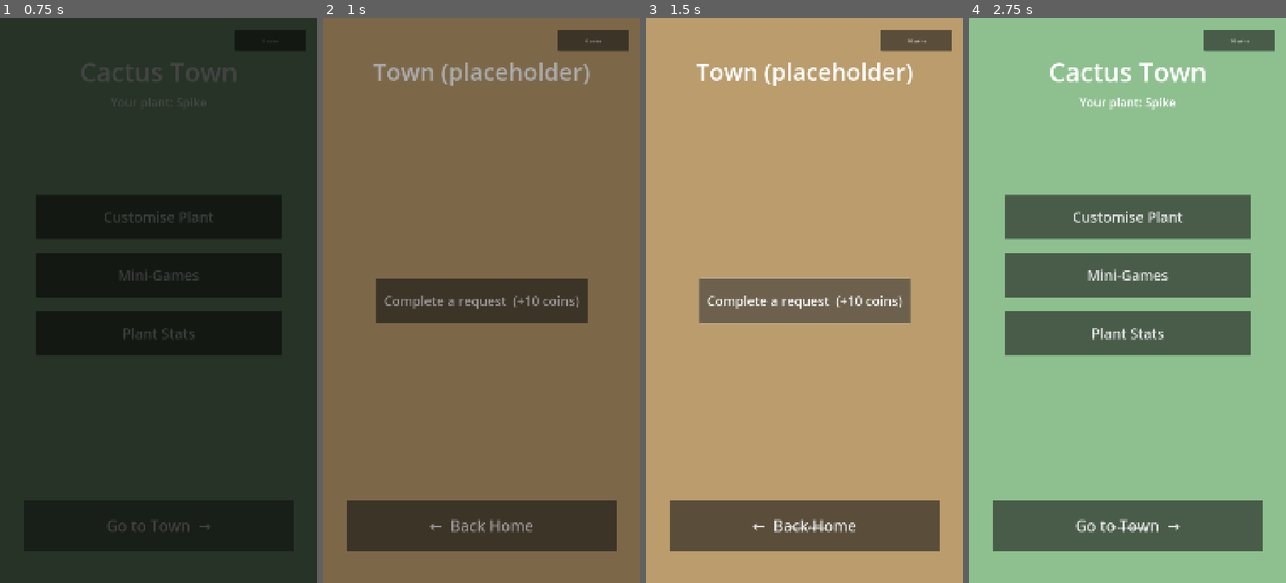
Above: before the commit, frames 1-4 (left to right).
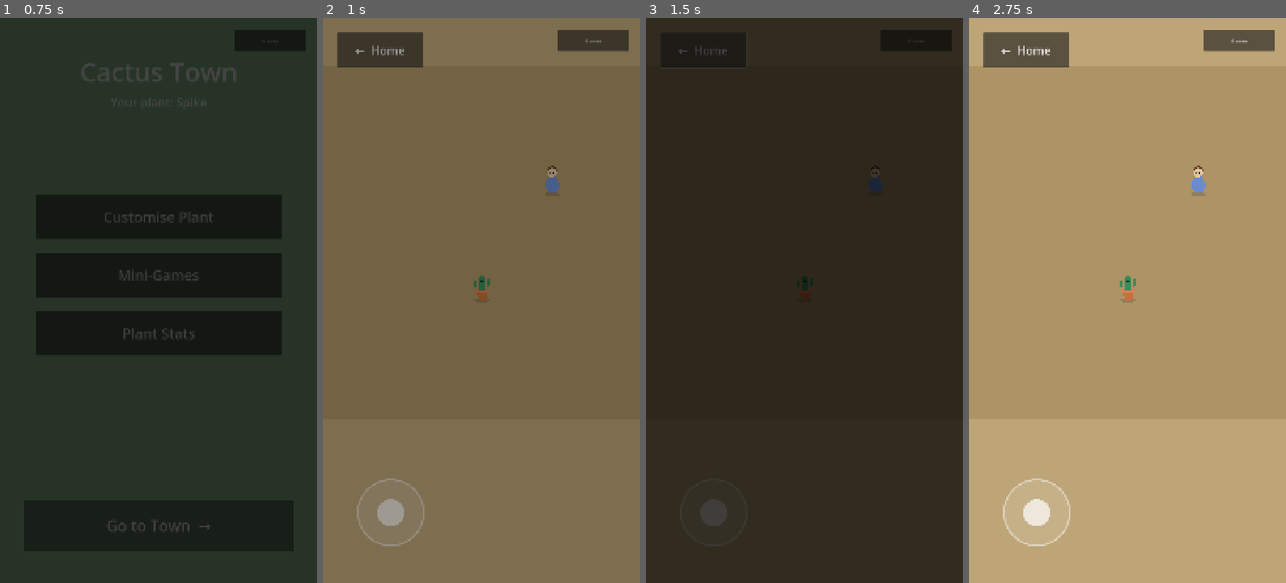
Above: after the commit, the same moments.

Repository: AceSavaid/CactusTownMobile
Game: Godot game, scene res://scenes/House.tscn
The game is run twice, just before and just after one commit, with the same random seed, the same clock (stepped at 60 frames per second) and the same inputs.
Inputs:
- Up to frame 1 (0.75 s): click "Go to Town →" at 0.5 s
- Up to frame 2 (1 s): no input
- Up to frame 3 (1.5 s): click "Complete a request (+10 coins)" (after the commit: "← Home") at 1.25 s
- Up to frame 4 (2.75 s): click "← Back Home" (after the commit: "Go to Town →") at 2 s

Frame 1 is identical in both runs. In frame 2, 16% of the frame differs, in the area x 4-93%, y 2-95%; in frame 3, 100%, in the area x 0-100%, y 0-100%; in frame 4, 99%.

Commit message:
Build town overworld: joystick movement, NPC requests, coins
- Player: CharacterBody2D, free 2D movement fed by an injected direction
- VirtualJoystick: dynamic thumbstick, emits normalised direction
- Npc: proximity detection, repair request tied to a persisted object id
- RequestPanel: modal dialogue, pauses the tree, pays coins on completion
- Town rebuilt as a Y-sorted Node2D world with camera-follow
- GameState: object repair-state get/set/is_fixed helpers
- iso-styled placeholder art (player, villager, joystick)
- dev-only screenshot harness (scenes/dev, scripts/dev)

Co-Authored-By: Claude Sonnet 5 <noreply@anthropic.com>

Diff:
--- /dev/null
+++ b/assets/sprites/joystick_base.svg
@@ -0,0 +1,3 @@
+<svg xmlns="http://www.w3.org/2000/svg" width="240" height="240" viewBox="0 0 240 240">
+  <circle cx="120" cy="120" r="112" fill="#ffffff" fill-opacity="0.12" stroke="#ffffff" stroke-opacity="0.45" stroke-width="6"/>
+</svg>
--- /dev/null
+++ b/assets/sprites/joystick_handle.svg
@@ -0,0 +1,3 @@
+<svg xmlns="http://www.w3.org/2000/svg" width="110" height="110" viewBox="0 0 110 110">
+  <circle cx="55" cy="55" r="46" fill="#ffffff" fill-opacity="0.7"/>
+</svg>
--- /dev/null
+++ b/assets/sprites/npc_villager.svg
@@ -0,0 +1,10 @@
+<svg xmlns="http://www.w3.org/2000/svg" width="96" height="120" viewBox="0 0 96 120">
+  <ellipse cx="48" cy="114" rx="26" ry="6" fill="#000000" opacity="0.15"/>
+  <path d="M32 106 v-40 a16 16 0 0 1 32 0 v40 z" fill="#6a8bd0"/>
+  <rect x="26" y="68" width="12" height="30" rx="6" fill="#6a8bd0"/>
+  <rect x="58" y="68" width="12" height="30" rx="6" fill="#6a8bd0"/>
+  <circle cx="48" cy="40" r="16" fill="#e8c6a0"/>
+  <path d="M32 40 a16 16 0 0 1 32 0 v-7 a16 16 0 0 0 -32 0 z" fill="#5a3b28"/>
+  <circle cx="43" cy="41" r="2.6" fill="#123321"/>
+  <circle cx="53" cy="41" r="2.6" fill="#123321"/>
+</svg>
--- /dev/null
+++ b/assets/sprites/player.svg
@@ -0,0 +1,11 @@
+<svg xmlns="http://www.w3.org/2000/svg" width="96" height="120" viewBox="0 0 96 120">
+  <ellipse cx="48" cy="114" rx="28" ry="6" fill="#000000" opacity="0.15"/>
+  <path d="M28 84 h40 l-5 27 a5 5 0 0 1 -5 4 h-15 a5 5 0 0 1 -5 -4 z" fill="#c96f3b"/>
+  <rect x="24" y="76" width="48" height="11" rx="3" fill="#d98153"/>
+  <rect x="20" y="46" width="12" height="26" rx="6" fill="#3c8d5b"/>
+  <rect x="64" y="42" width="12" height="26" rx="6" fill="#3c8d5b"/>
+  <rect x="37" y="30" width="22" height="54" rx="11" fill="#3c8d5b"/>
+  <circle cx="44" cy="48" r="3.5" fill="#123321"/>
+  <circle cx="52" cy="48" r="3.5" fill="#123321"/>
+  <path d="M43 57 q5 5 10 0" stroke="#123321" stroke-width="2.5" fill="none" stroke-linecap="round"/>
+</svg>
--- a/scenes/Town.tscn
+++ b/scenes/Town.tscn
@@ -1,68 +1,71 @@
-[gd_scene load_steps=3 format=3]
+[gd_scene load_steps=7 format=3]
 
 [ext_resource type="Script" path="res://scripts/Town.gd" id="1_town"]
-[ext_resource type="PackedScene" path="res://ui/CoinHud.tscn" id="2_hud"]
+[ext_resource type="PackedScene" path="res://scenes/entities/Player.tscn" id="2_player"]
+[ext_resource type="PackedScene" path="res://scenes/entities/Npc.tscn" id="3_npc"]
+[ext_resource type="PackedScene" path="res://ui/VirtualJoystick.tscn" id="4_js"]
+[ext_resource type="PackedScene" path="res://ui/CoinHud.tscn" id="5_hud"]
+[ext_resource type="PackedScene" path="res://ui/RequestPanel.tscn" id="6_req"]
 
-[node name="Town" type="Control"]
-layout_mode = 3
-anchors_preset = 15
-anchor_right = 1.0
-anchor_bottom = 1.0
-grow_horizontal = 2
-grow_vertical = 2
+[node name="Town" type="Node2D"]
 script = ExtResource("1_town")
 
-[node name="Background" type="ColorRect" parent="."]
-layout_mode = 1
-anchors_preset = 15
-anchor_right = 1.0
-anchor_bottom = 1.0
-grow_horizontal = 2
-grow_vertical = 2
-color = Color(0.729412, 0.611765, 0.427451, 1)
+[node name="Ground" type="ColorRect" parent="."]
+offset_left = -3000.0
+offset_top = -3000.0
+offset_right = 3000.0
+offset_bottom = 3000.0
+color = Color(0.741176, 0.647059, 0.470588, 1)
 
-[node name="Title" type="Label" parent="."]
-layout_mode = 1
-anchor_right = 1.0
-offset_top = 120.0
-offset_bottom = 240.0
-grow_horizontal = 2
-theme_override_font_sizes/font_size = 80
-text = "Town (placeholder)"
-horizontal_alignment = 1
-vertical_alignment = 1
+[node name="Plaza" type="ColorRect" parent="."]
+offset_left = -700.0
+offset_top = -500.0
+offset_right = 700.0
+offset_bottom = 700.0
+color = Color(0.678431, 0.576471, 0.396078, 1)
 
-[node name="DebugCoinsButton" type="Button" parent="."]
+[node name="World" type="Node2D" parent="."]
 unique_name_in_owner = true
-custom_minimum_size = Vector2(0, 150)
-layout_mode = 1
-anchor_left = 0.5
-anchor_top = 0.5
-anchor_right = 0.5
-anchor_bottom = 0.5
-offset_left = -360.0
-offset_top = -75.0
-offset_right = 360.0
-offset_bottom = 75.0
-grow_horizontal = 2
-grow_vertical = 2
-theme_override_font_sizes/font_size = 44
-text = "Complete a request  (+10 coins)"
+y_sort_enabled = true
 
-[node name="BackButton" type="Button" parent="."]
+[node name="Player" parent="World" instance=ExtResource("2_player")]
 unique_name_in_owner = true
-custom_minimum_size = Vector2(0, 170)
-layout_mode = 1
+position = Vector2(0, 300)
+
+[node name="Npc" parent="World" instance=ExtResource("3_npc")]
+position = Vector2(240, -60)
+
+[node name="UI" type="CanvasLayer" parent="."]
+
+[node name="VirtualJoystick" parent="UI" instance=ExtResource("4_js")]
+unique_name_in_owner = true
+
+[node name="BackButton" type="Button" parent="UI"]
+unique_name_in_owner = true
+offset_left = 48.0
+offset_top = 48.0
+offset_right = 340.0
+offset_bottom = 168.0
+theme_override_font_sizes/font_size = 40
+text = "←  Home"
+
+[node name="TalkButton" type="Button" parent="UI"]
+unique_name_in_owner = true
+anchor_left = 1.0
 anchor_top = 1.0
 anchor_right = 1.0
 anchor_bottom = 1.0
-offset_left = 80.0
-offset_top = -280.0
-offset_right = -80.0
+offset_left = -520.0
+offset_top = -260.0
+offset_right = -60.0
 offset_bottom = -110.0
-grow_horizontal = 2
+grow_horizontal = 0
 grow_vertical = 0
-theme_override_font_sizes/font_size = 52
-text = "←  Back Home"
+theme_override_font_sizes/font_size = 44
+text = "Talk"
 
-[node name="CoinHud" parent="." instance=ExtResource("2_hud")]
+[node name="CoinHud" parent="UI" instance=ExtResource("5_hud")]
+unique_name_in_owner = true
+
+[node name="RequestPanel" parent="UI" instance=ExtResource("6_req")]
+unique_name_in_owner = true
--- /dev/null
+++ b/scenes/dev/Screenshot.tscn
@@ -0,0 +1,6 @@
+[gd_scene load_steps=2 format=3]
+
+[ext_resource type="Script" path="res://scripts/dev/screenshot_node.gd" id="1"]
+
+[node name="Screenshot" type="Node"]
+script = ExtResource("1")
--- /dev/null
+++ b/scenes/entities/Npc.tscn
@@ -0,0 +1,31 @@
+[gd_scene load_steps=4 format=3]
+
+[ext_resource type="Script" path="res://scripts/entities/Npc.gd" id="1_npc"]
+[ext_resource type="Texture2D" path="res://assets/sprites/npc_villager.svg" id="2_tex"]
+
+[sub_resource type="CircleShape2D" id="CircleShape2D_detect"]
+radius = 120.0
+
+[node name="Npc" type="Area2D"]
+script = ExtResource("1_npc")
+
+[node name="Sprite" type="Sprite2D" parent="."]
+texture_filter = 1
+position = Vector2(0, -56)
+texture = ExtResource("2_tex")
+
+[node name="Detect" type="CollisionShape2D" parent="."]
+shape = SubResource("CircleShape2D_detect")
+
+[node name="Prompt" type="Node2D" parent="."]
+position = Vector2(0, -140)
+
+[node name="Label" type="Label" parent="Prompt"]
+offset_left = -110.0
+offset_top = -34.0
+offset_right = 110.0
+offset_bottom = 20.0
+theme_override_font_sizes/font_size = 30
+text = "!  tap Talk"
+horizontal_alignment = 1
+vertical_alignment = 1
--- /dev/null
+++ b/scenes/entities/Player.tscn
@@ -0,0 +1,23 @@
+[gd_scene load_steps=4 format=3]
+
+[ext_resource type="Script" path="res://scripts/entities/Player.gd" id="1_player"]
+[ext_resource type="Texture2D" path="res://assets/sprites/player.svg" id="2_tex"]
+
+[sub_resource type="CircleShape2D" id="CircleShape2D_body"]
+radius = 20.0
+
+[node name="Player" type="CharacterBody2D"]
+motion_mode = 1
+script = ExtResource("1_player")
+
+[node name="Sprite" type="Sprite2D" parent="."]
+texture_filter = 1
+position = Vector2(0, -56)
+texture = ExtResource("2_tex")
+
+[node name="Collision" type="CollisionShape2D" parent="."]
+shape = SubResource("CircleShape2D_body")
+
+[node name="Camera" type="Camera2D" parent="."]
+position_smoothing_enabled = true
+position_smoothing_speed = 6.0
--- a/scripts/Town.gd
+++ b/scripts/Town.gd
@@ -1,13 +1,57 @@
-extends Control
+extends Node2D
 
-## Town — placeholder. This becomes the top-down isometric overworld:
-## player movement, NPCs, repair requests, links to subsections and regions.
+## Town overworld: free-roam with the virtual joystick, walk up to townsfolk
+## to talk and take on repair requests. Subsections and regions hook in here later.
 
 const HOUSE_SCENE := "res://scenes/House.tscn"
 
+var _active_npc: Npc = null
+
+@onready var _player: Player = %Player
+@onready var _joystick: VirtualJoystick = %VirtualJoystick
+@onready var _talk_button: Button = %TalkButton
+@onready var _request_panel: Control = %RequestPanel
+@onready var _world: Node2D = %World
+
 
 func _ready() -> void:
+	_joystick.direction_changed.connect(_player.set_move_direction)
+	_talk_button.pressed.connect(_on_talk_pressed)
 	%BackButton.pressed.connect(func() -> void: Router.goto_scene(HOUSE_SCENE))
-	%DebugCoinsButton.pressed.connect(func() -> void:
-		GameState.add_coins(10)
-		Router.toast("+10 coins (debug)"))
+	_request_panel.closed.connect(_on_request_panel_closed)
+
+	for child in _world.get_children():
+		if child is Npc:
+			child.player_entered.connect(_on_npc_entered)
+			child.player_exited.connect(_on_npc_exited)
+
+	_refresh_talk_button()
+
+
+func _on_npc_entered(npc: Npc) -> void:
+	_active_npc = npc
+	_refresh_talk_button()
+
+
+func _on_npc_exited(npc: Npc) -> void:
+	if npc == _active_npc:
+		_active_npc = null
+	_refresh_talk_button()
+
+
+func _on_talk_pressed() -> void:
+	if _active_npc != null:
+		_request_panel.open(_active_npc)
+		_refresh_talk_button()
+
+
+func _on_request_panel_closed() -> void:
+	_player.set_move_direction(Vector2.ZERO)
+	_refresh_talk_button()
+
+
+func _refresh_talk_button() -> void:
+	var show_it := _active_npc != null and not _request_panel.visible
+	_talk_button.visible = show_it
+	if show_it:
+		_talk_button.text = "Talk to %s" % _active_npc.npc_name
--- /dev/null
+++ b/scripts/dev/screenshot_node.gd
@@ -0,0 +1,32 @@
+extends Node
+
+## Dev-only screenshotter. Runs as a normal scene so autoloads are present.
+## Usage:
+##   godot --path . scenes/dev/Screenshot.tscn --resolution 1080x1920 -- <res://scene> <out.png> [frames]
+
+func _ready() -> void:
+	var args := OS.get_cmdline_user_args()
+	var scene_path: String = args[0] if args.size() > 0 else "res://scenes/House.tscn"
+	var out_path: String = args[1] if args.size() > 1 else "user://shot.png"
+	var frames: int = int(args[2]) if args.size() > 2 else 20
+
+	var scene: Node = (load(scene_path) as PackedScene).instantiate()
+	add_child(scene)
+
+	for _i in frames:
+		await get_tree().process_frame
+
+	if "demo_talk" in args:
+		var npc := scene.get_node("World/Npc")
+		var player := scene.get_node("World/Player")
+		player.global_position = npc.global_position + Vector2(0.0, 70.0)
+		for _i in 15:
+			await get_tree().process_frame
+		scene._on_talk_pressed()
+		for _i in 5:
+			await get_tree().process_frame
+
+	var img := get_viewport().get_texture().get_image()
+	var err := img.save_png(out_path)
+	print("screenshot %s -> %s (%s) err=%d" % [scene_path, out_path, img.get_size(), err])
+	get_tree().quit()
--- /dev/null
+++ b/scripts/entities/Npc.gd
@@ -0,0 +1,48 @@
+class_name Npc
+extends Area2D
+
+## A townsperson with a repair request. Detects the player entering its radius
+## and announces it so the town UI can offer a "Talk" action.
+
+signal player_entered(npc: Npc)
+signal player_exited(npc: Npc)
+
+@export var npc_name := "Rosa"
+## Id of the repairable object this request targets (persisted in GameState).
+@export var object_id := "plaza_bench"
+@export_multiline var greeting := "Morning! Lovely day for it."
+@export_multiline var request_text := "The old plaza bench is falling apart. Fancy giving it a fix?"
+@export_multiline var thanks_text := "You fixed it up beautifully. The whole plaza feels warmer."
+@export var reward_coins := 25
+
+@onready var _prompt: Node2D = $Prompt
+
+
+func _ready() -> void:
+	body_entered.connect(_on_body_entered)
+	body_exited.connect(_on_body_exited)
+	_prompt.hide()
+
+
+func _on_body_entered(body: Node2D) -> void:
+	if body is Player:
+		_prompt.visible = not is_done()
+		player_entered.emit(self)
+
+
+func _on_body_exited(body: Node2D) -> void:
+	if body is Player:
+		_prompt.hide()
+		player_exited.emit(self)
+
+
+func is_done() -> bool:
+	return GameState.is_object_fixed(object_id)
+
+
+func complete_request() -> void:
+	if is_done():
+		return
+	GameState.set_object_state(object_id, "fixed")
+	GameState.add_coins(reward_coins)
+	_prompt.hide()
--- /dev/null
+++ b/scripts/entities/Player.gd
@@ -0,0 +1,30 @@
+class_name Player
+extends CharacterBody2D
+
+## Free-moving overworld character. Movement direction is fed in from outside
+## (the virtual joystick), so this stays input-source agnostic.
+
+@export var max_speed := 430.0
+@export var acceleration := 2800.0
+@export var friction := 3200.0
+
+var move_direction := Vector2.ZERO
+
+@onready var _sprite: Sprite2D = $Sprite
+
+
+func _physics_process(delta: float) -> void:
+	var target := move_direction.limit_length(1.0) * max_speed
+	if target.length() > 1.0:
+		velocity = velocity.move_toward(target, acceleration * delta)
+		if target.x < -5.0:
+			_sprite.flip_h = true
+		elif target.x > 5.0:
+			_sprite.flip_h = false
+	else:
+		velocity = velocity.move_toward(Vector2.ZERO, friction * delta)
+	move_and_slide()
+
+
+func set_move_direction(direction: Vector2) -> void:
+	move_direction = direction
--- a/scripts/globals/game_state.gd
+++ b/scripts/globals/game_state.gd
@@ -68,6 +68,25 @@
 	save_game()
 
 
+# --- Repairable objects -----------------------------------------------------
+
+func get_object_state(object_id: String) -> String:
+	return String(data.get("objects", {}).get(object_id, {}).get("state", "broken"))
+
+
+func set_object_state(object_id: String, state: String) -> void:
+	var objects: Dictionary = data.get("objects", {})
+	var entry: Dictionary = objects.get(object_id, {})
+	entry["state"] = state
+	objects[object_id] = entry
+	data["objects"] = objects
+	save_game()
+
+
+func is_object_fixed(object_id: String) -> bool:
+	return get_object_state(object_id) == "fixed"
+
+
 # --- Persistence -------------------------------------------------------------
 
 func new_game() -> void:
--- a/scripts/globals/router.gd
+++ b/scripts/globals/router.gd
@@ -11,6 +11,7 @@
 
 
 func _ready() -> void:
+	process_mode = Node.PROCESS_MODE_ALWAYS
 	layer = 128
 	_fade = ColorRect.new()
 	_fade.color = Color.BLACK
--- /dev/null
+++ b/ui/RequestPanel.gd
@@ -0,0 +1,55 @@
+extends Control
+
+## Modal request dialogue. Feed it an Npc; it shows the greeting + request,
+## lets the player help out (which completes the request and pays coins),
+## then shows the thank-you line.
+
+signal closed
+
+var _npc: Npc = null
+
+@onready var _name: Label = %NpcName
+@onready var _body: Label = %Body
+@onready var _accept: Button = %AcceptButton
+@onready var _dismiss: Button = %DismissButton
+
+
+func _ready() -> void:
+	hide()
+	_accept.pressed.connect(_on_accept)
+	_dismiss.pressed.connect(close)
+
+
+func open(npc: Npc) -> void:
+	_npc = npc
+	_name.text = npc.npc_name
+	if npc.is_done():
+		_show_thanks()
+	else:
+		_body.text = "%s\n\n%s" % [npc.greeting, npc.request_text]
+		_accept.text = "Help out  (+%d coins)" % npc.reward_coins
+		_accept.show()
+		_dismiss.text = "Not now"
+	show()
+	get_tree().paused = true
+
+
+func _on_accept() -> void:
+	if _npc == null:
+		return
+	_npc.complete_request()
+	Router.toast("Request complete!  +%d coins" % _npc.reward_coins)
+	_show_thanks()
+
+
+func _show_thanks() -> void:
+	_body.text = _npc.thanks_text
+	_accept.hide()
+	_dismiss.text = "Close"
+
+
+func close() -> void:
+	hide()
+	_npc = null
+	get_tree().paused = false
+	closed.emit()
--- /dev/null
+++ b/ui/RequestPanel.tscn
@@ -0,0 +1,74 @@
+[gd_scene load_steps=2 format=3]
+
+[ext_resource type="Script" path="res://ui/RequestPanel.gd" id="1_panel"]
+
+[node name="RequestPanel" type="Control"]
+process_mode = 2
+layout_mode = 3
+anchors_preset = 15
+anchor_right = 1.0
+anchor_bottom = 1.0
+grow_horizontal = 2
+grow_vertical = 2
+script = ExtResource("1_panel")
+
+[node name="Dimmer" type="ColorRect" parent="."]
+layout_mode = 1
+anchors_preset = 15
+anchor_right = 1.0
+anchor_bottom = 1.0
+grow_horizontal = 2
+grow_vertical = 2
+color = Color(0, 0, 0, 0.55)
+
+[node name="Panel" type="PanelContainer" parent="."]
+layout_mode = 1
+anchor_left = 0.5
+anchor_top = 0.5
+anchor_right = 0.5
+anchor_bottom = 0.5
+offset_left = -460.0
+offset_top = -420.0
+offset_right = 460.0
+offset_bottom = 420.0
+grow_horizontal = 2
+grow_vertical = 2
+
+[node name="Margin" type="MarginContainer" parent="Panel"]
+layout_mode = 2
+theme_override_constants/margin_left = 48
+theme_override_constants/margin_top = 48
+theme_override_constants/margin_right = 48
+theme_override_constants/margin_bottom = 48
+
+[node name="VBox" type="VBoxContainer" parent="Panel/Margin"]
+layout_mode = 2
+theme_override_constants/separation = 32
+
+[node name="NpcName" type="Label" parent="Panel/Margin/VBox"]
+unique_name_in_owner = true
+layout_mode = 2
+theme_override_font_sizes/font_size = 52
+text = "Rosa"
+
+[node name="Body" type="Label" parent="Panel/Margin/VBox"]
+unique_name_in_owner = true
+layout_mode = 2
+size_flags_vertical = 3
+theme_override_font_sizes/font_size = 36
+text = "..."
+autowrap_mode = 3
+
+[node name="AcceptButton" type="Button" parent="Panel/Margin/VBox"]
+unique_name_in_owner = true
+custom_minimum_size = Vector2(0, 140)
+layout_mode = 2
+theme_override_font_sizes/font_size = 40
+text = "Help out"
+
+[node name="DismissButton" type="Button" parent="Panel/Margin/VBox"]
+unique_name_in_owner = true
+custom_minimum_size = Vector2(0, 120)
+layout_mode = 2
+theme_override_font_sizes/font_size = 36
+text = "Not now"
--- /dev/null
+++ b/ui/VirtualJoystick.gd
@@ -0,0 +1,61 @@
+class_name VirtualJoystick
+extends Control
+
+## On-screen thumbstick for touch movement. Dynamic: the base jumps to wherever
+## the player first presses inside the activation zone, then tracks the drag.
+## Emits a normalised direction (length 0..1).
+
+signal direction_changed(direction: Vector2)
+
+## Activation zone as viewport ratios (x, y, w, h). Default: lower-left quadrant.
+@export var activation_zone := Rect2(0.0, 0.35, 0.5, 0.65)
+@export var handle_range := 96.0
+
+var _touch_index := -1
+var _home_position := Vector2.ZERO
+var _direction := Vector2.ZERO
+
+@onready var _base: TextureRect = $Base
+@onready var _handle: TextureRect = $Base/Handle
+
+
+func _ready() -> void:
+	_home_position = _base.position
+	_centre_handle()
+
+
+func _input(event: InputEvent) -> void:
+	if event is InputEventScreenTouch:
+		if event.pressed and _touch_index == -1 and _in_activation_zone(event.position):
+			_touch_index = event.index
+			_base.global_position = event.position - _base.size * 0.5
+			_drag_to(event.position)
+		elif not event.pressed and event.index == _touch_index:
+			_release()
+	elif event is InputEventScreenDrag and event.index == _touch_index:
+		_drag_to(event.position)
+
+
+func _in_activation_zone(pos: Vector2) -> bool:
+	var vp := get_viewport_rect().size
+	var zone := Rect2(activation_zone.position * vp, activation_zone.size * vp)
+	return zone.has_point(pos)
+
+
+func _drag_to(pos: Vector2) -> void:
+	var offset := (pos - _base.global_position - _base.size * 0.5).limit_length(handle_range)
+	_handle.position = _base.size * 0.5 + offset - _handle.size * 0.5
+	_direction = offset / handle_range
+	direction_changed.emit(_direction)
+
+
+func _release() -> void:
+	_touch_index = -1
+	_base.position = _home_position
+	_centre_handle()
+	_direction = Vector2.ZERO
+	direction_changed.emit(_direction)
+
+
+func _centre_handle() -> void:
+	_handle.position = (_base.size - _handle.size) * 0.5
--- /dev/null
+++ b/ui/VirtualJoystick.tscn
@@ -0,0 +1,35 @@
+[gd_scene load_steps=4 format=3]
+
+[ext_resource type="Script" path="res://ui/VirtualJoystick.gd" id="1_js"]
+[ext_resource type="Texture2D" path="res://assets/sprites/joystick_base.svg" id="2_base"]
+[ext_resource type="Texture2D" path="res://assets/sprites/joystick_handle.svg" id="3_handle"]
+
+[node name="VirtualJoystick" type="Control"]
+layout_mode = 3
+anchors_preset = 15
+anchor_right = 1.0
+anchor_bottom = 1.0
+grow_horizontal = 2
+grow_vertical = 2
+mouse_filter = 2
+script = ExtResource("1_js")
+
+[node name="Base" type="TextureRect" parent="."]
+layout_mode = 1
+anchor_top = 1.0
+anchor_bottom = 1.0
+offset_left = 110.0
+offset_top = -360.0
+offset_right = 350.0
+offset_bottom = -120.0
+grow_vertical = 0
+mouse_filter = 2
+texture = ExtResource("2_base")
+
+[node name="Handle" type="TextureRect" parent="Base"]
+offset_left = 65.0
+offset_top = 65.0
+offset_right = 175.0
+offset_bottom = 175.0
+mouse_filter = 2
+texture = ExtResource("3_handle")
Not shown, added: assets/sprites/joystick_base.svg.import
Not shown, added: assets/sprites/joystick_handle.svg.import
Not shown, added: assets/sprites/npc_villager.svg.import
Not shown, added: assets/sprites/player.svg.import
Not shown, added: scripts/dev/screenshot_node.gd.uid
Not shown, added: scripts/entities/Npc.gd.uid
Not shown, added: scripts/entities/Player.gd.uid
Not shown, added: ui/RequestPanel.gd.uid
Not shown, added: ui/VirtualJoystick.gd.uid
Not shown, changed: CLAUDE.md
